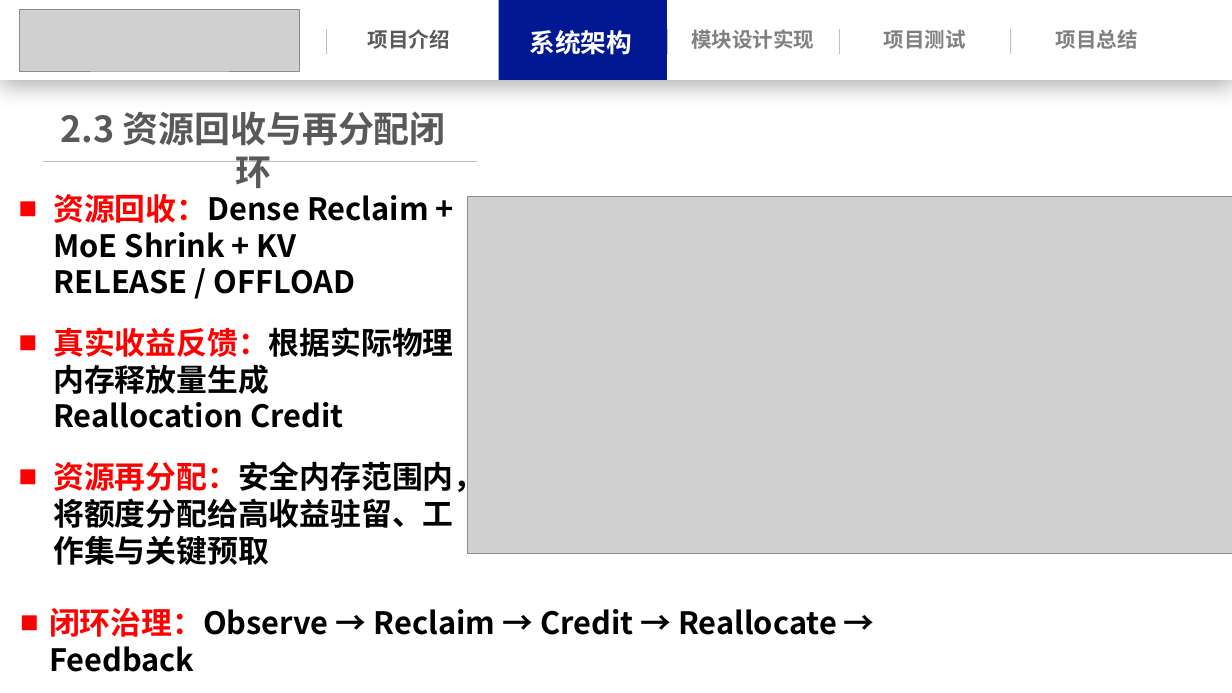
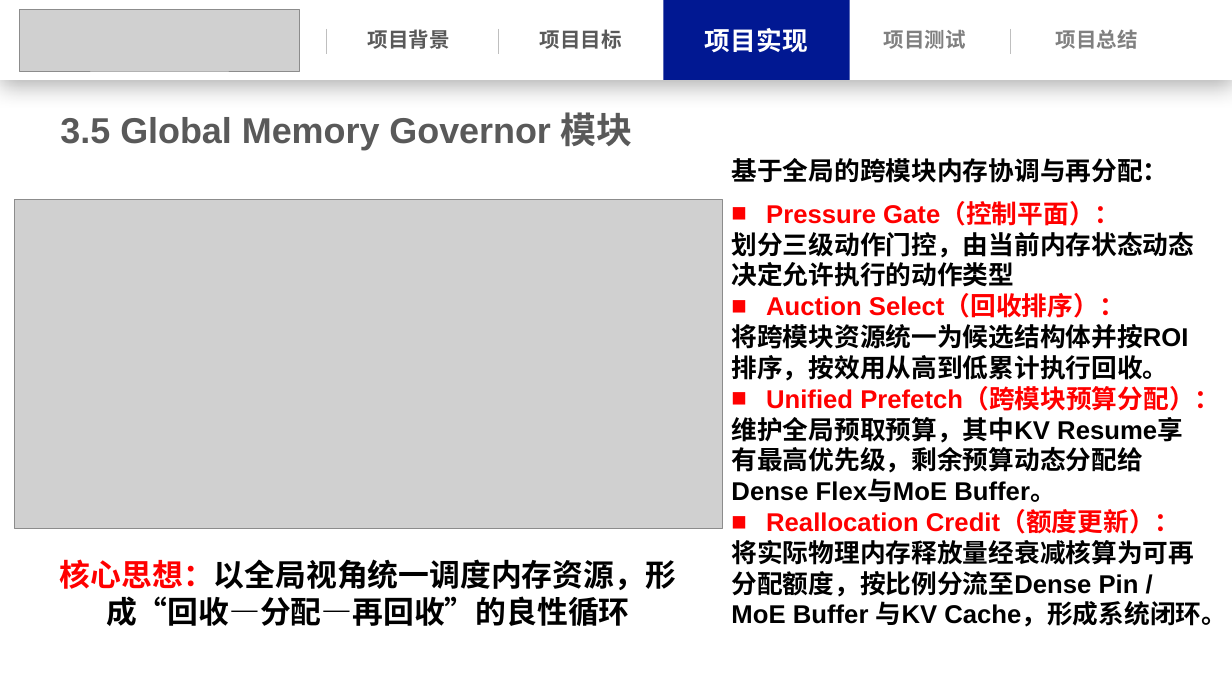
Before and after one commit to Leslie-1341/llama.cpp, a slide deck: slide 17 of docs/操作系统功能赛.pptx (slide 14 before the commit). Drawn at 1232x693 pixels with LibreOffice and Linux fonts; fonts in the diff are those of the drawing; grey boxes stand for pictures. Boxes give left, top, right and bottom in pixels: in the first picture for what was removed or moved away, otherwise in the second. Text is boxed around its words. In the diff, an @@ line names an element or a change of style, - is before the commit and + after.

```diff
--- a/docs/操作系统功能赛.pptx
+++ b/docs/操作系统功能赛.pptx
@@ text at box(368, 29, 450, 49): text changed; font Noto Sans CJK SC to Arial @@
-项目介绍
+项目背景
@@ line moved from (667, 29) - (667, 54) to (499, 29) - (499, 54) @@
@@ text added at box(540, 29, 622, 49), 16 pt, text #595959, bold @@
+项目目标
@@ rectangle: place and size @@
-rectangle at box(499, 0, 667, 80)
+rectangle at box(664, 0, 850, 80)
@@ text at box(705, 28, 808, 52): text changed; size 16 to 20 pt; font Noto Sans CJK SC to Arial; text colour #808080 to #FFFFFF @@
-模块设计实现
+项目实现
@@ line removed from (839, 29) to (839, 54) @@
@@ text removed at box(529, 30, 632, 55) @@
-系统架构
@@ text added at box(60, 112, 633, 150), 28 pt, text #595959, bold @@
+3.5 Global Memory Governor 模块
@@ text removed at box(61, 111, 446, 146) @@
-2.3 资源回收与再分配闭环
@@ line removed from (43, 161) to (477, 161) @@
@@ text added at box(731, 158, 1227, 627), 20 pt, text #000000, bold @@
+基于全局的跨模块内存协调与再分配：
+■ Pressure Gate（控制平面）：
+划分三级动作门控，由当前内存状态动态决定允许执行的动作类型
+■ Auction Select（回收排序）：
+将跨模块资源统一为候选结构体并按ROI排序，按效用从高到低累计执行回收。
+■ Unified Prefetch（跨模块预算分配）：
+维护全局预取预算，其中KV Resume享有最高优先级，剩余预算动态分配给Dense Flex与MoE Buffer。
+■ Reallocation Credit（额度更新）：
+将实际物理内存释放量经衰减核算为可再分配额度，按比例分流至Dense Pin / MoE Buffer 与KV Cache，形成系统闭环。
@@ picture: place and size @@
-picture at box(468, 196, 1232, 554)
+picture at box(15, 200, 723, 529)
@@ text removed at box(53, 194, 484, 565) @@
-■ 资源回收：Dense Reclaim + MoE Shrink + KV RELEASE / OFFLOAD
-■ 真实收益反馈：根据实际物理内存释放量生成 Reallocation Credit
-■ 资源再分配：安全内存范围内，将额度分配给高收益驻留、工作集与关键预取
@@ text added at box(60, 559, 676, 626), 24 pt, text #000000, bold @@
+核心思想：以全局视角统一调度内存资源，形成“回收—分配—再回收”的良性循环
@@ text removed at box(49, 608, 837, 672) @@
-■ 闭环治理：Observe → Reclaim → Credit → Reallocate → Feedback
```
Also in this commit, not shown: 27 other slides changed, 8 slides added, 11 slides removed, 3 other files.
